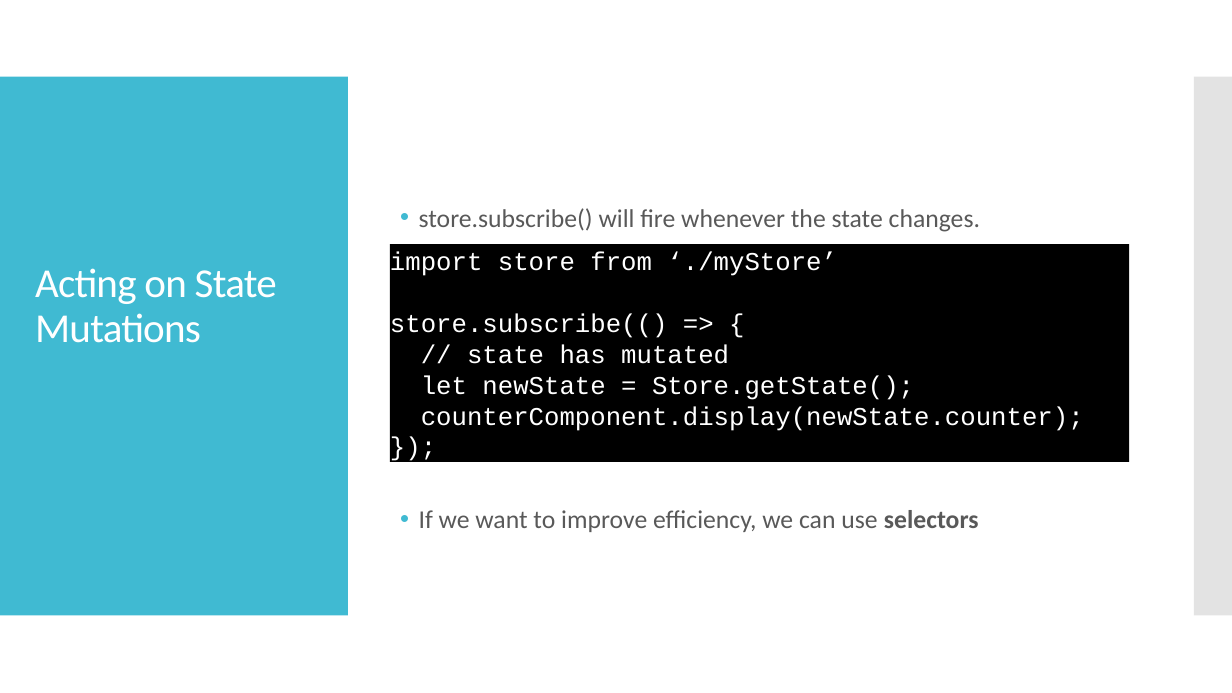
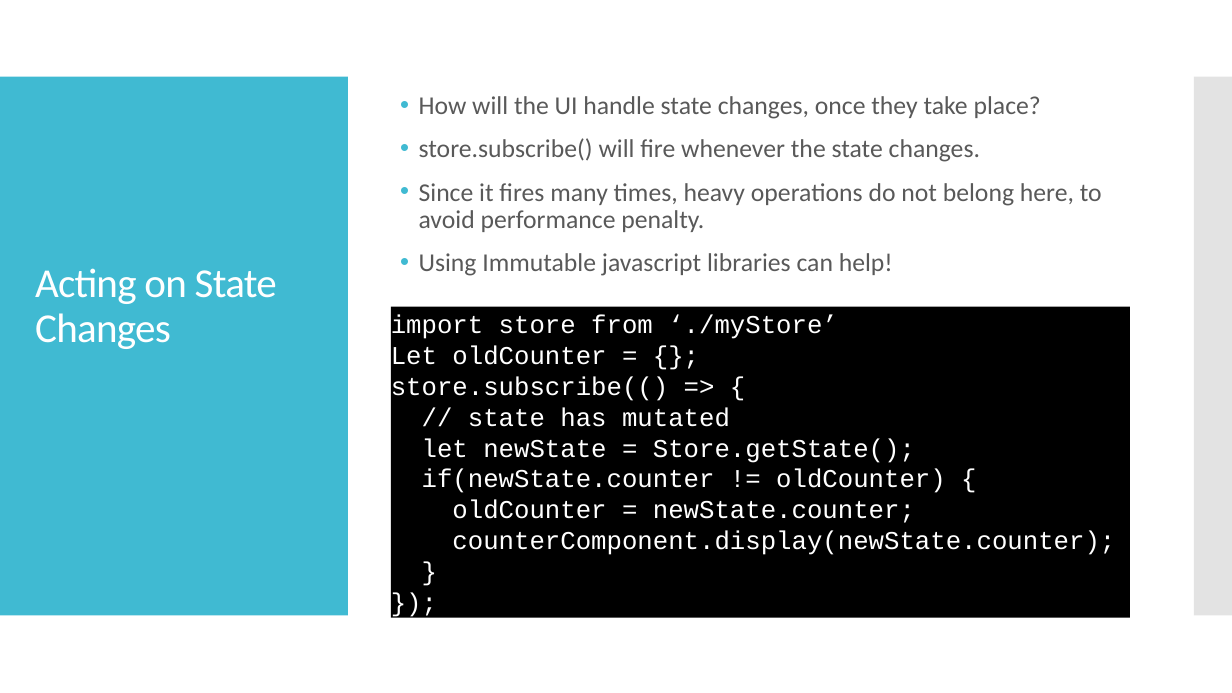
Before and after one commit to tikalk/vanilla-redux-meetup, a slide deck: slide 11 of Vanilla Redux.pptx. Drawn at 1232x693 pixels with LibreOffice and Linux fonts; fonts in the diff are those of the drawing. Boxes give left, top, right and bottom in pixels: in the first picture for what was removed or moved away, otherwise in the second. Text is boxed around its words. In the diff, an @@ line names an element or a change of style, - is before the commit and + after.

```diff
--- a/Vanilla Redux.pptx
+++ b/Vanilla Redux.pptx
@@ text "How will the UI handle ...": place and size @@
-text "How will the UI handle ..." at (419, 208, 980, 532)
+text "How will the UI handle ..." at (419, 96, 1102, 276)
@@ text at (419, 96, 1041, 119): paragraph added @@
+• How will the UI handle state changes, once they take place?
@@ text at (419, 183, 1102, 276): text changed @@
-• If we want to improve efficiency, we can use selectors
+• Since it fires many times, heavy operations do not belong here, to avoid performance penalty.
+• Using Immutable javascript libraries can help!
@@ title at (35, 268, 277, 349): text changed @@
-Acting on State Mutations
+Acting on State Changes
@@ text in rectangle at (391, 307, 1130, 618): paragraph added @@
+}
@@ rectangle "import store from ‘./myStore’": place and size @@
-rectangle "import store from ‘./myStore’" at (390, 244, 1129, 462)
+rectangle "import store from ‘./myStore’" at (391, 307, 1130, 618)
@@ text in rectangle at (391, 345, 606, 365): paragraph added @@
+Let oldCounter = {};
@@ text in rectangle at (422, 468, 946, 523): paragraphs added @@
+if(newState.counter != oldCounter) {
+oldCounter = newState.counter;
```
Also in this commit, not shown: 7 other slides changed, 1 slide added.
